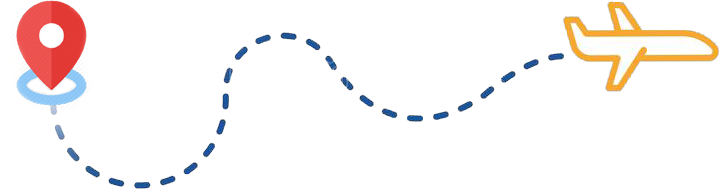
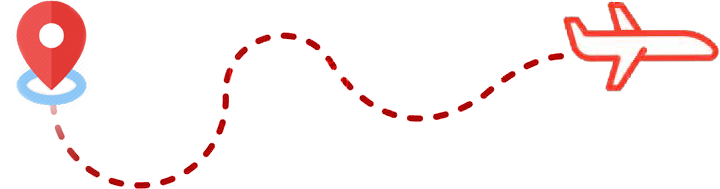
Layered file, before and after one edit (720 x 189). Changes by layer:
painted on "Layer 1" over [50, 1, 719, 189]
